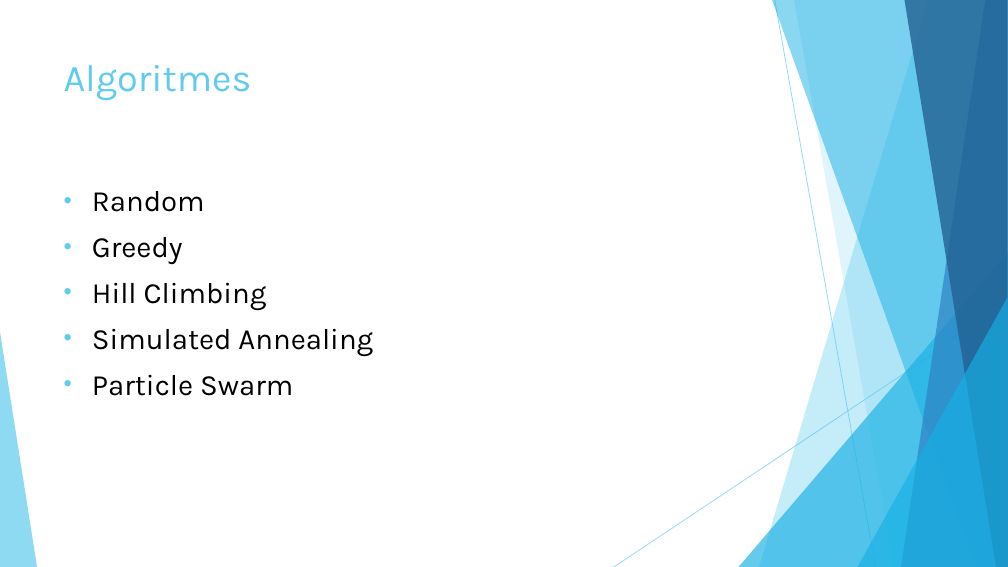
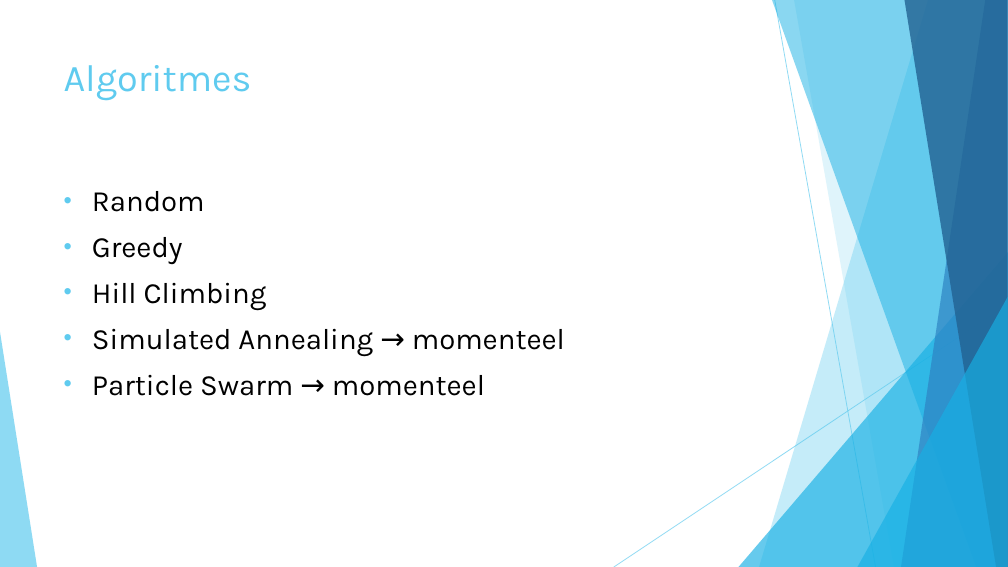
Before and after one commit to roosgreven/Heuristieken, a slide deck: slide 4 of files/presentatie heuristieken.pptx. Drawn at 1008x567 pixels with LibreOffice and Linux fonts; fonts in the diff are those of the drawing. Boxes give left, top, right and bottom in pixels: in the first picture for what was removed or moved away, otherwise in the second. Text is boxed around its words. In the diff, an @@ line names an element or a change of style, - is before the commit and + after.

```diff
--- a/files/presentatie heuristieken.pptx
+++ b/files/presentatie heuristieken.pptx
@@ text at box(92, 329, 565, 396): text changed @@
-• Simulated Annealing
-• Particle Swarm
+• Simulated Annealing → momenteel
+• Particle Swarm → momenteel
```
Also in this commit, not shown: 5 other slides changed, 2 slides added, 4 other files.
